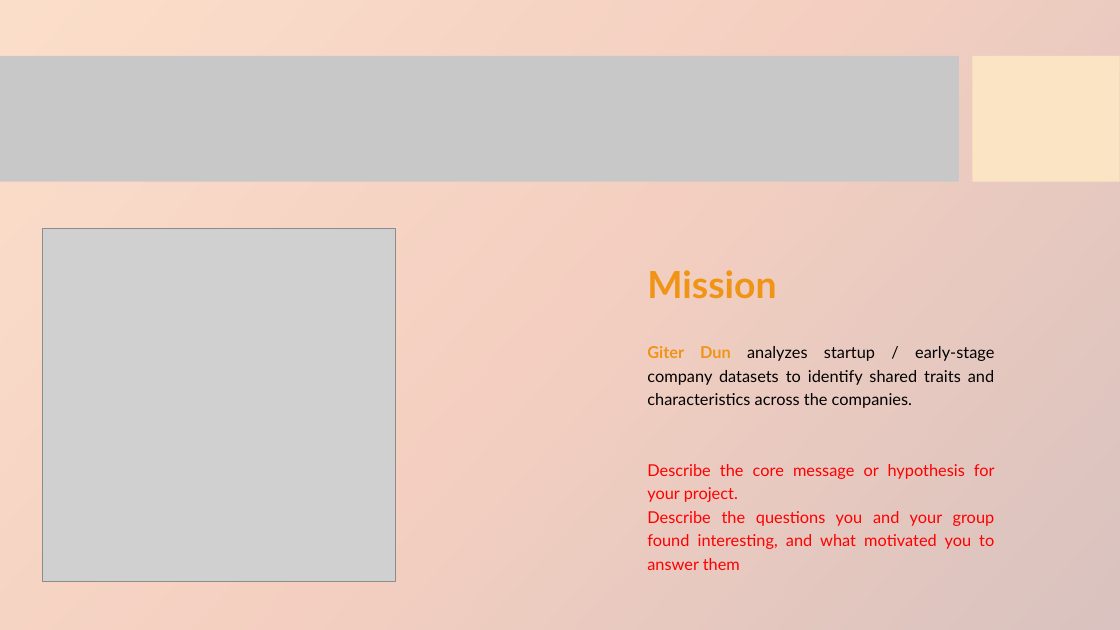
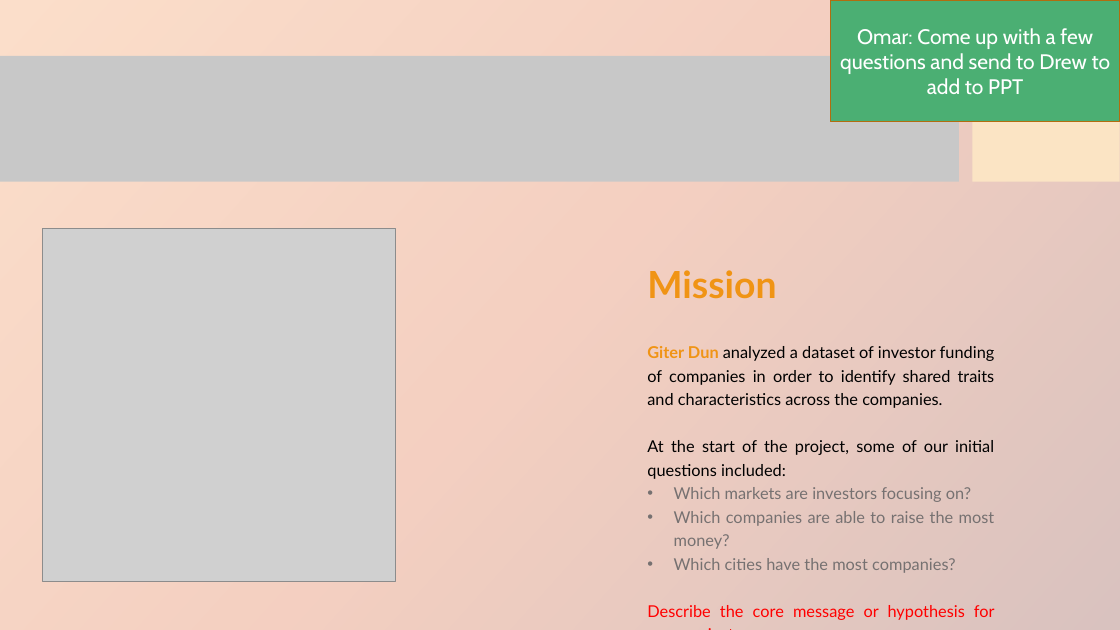
Before and after one commit to CharlesPBiggar/Data-Analytics-Project-1, a slide deck: slide 3 of Presentation/GiterDun Presentation.pptx. Drawn at 1120x630 pixels with LibreOffice and Linux fonts; fonts in the diff are those of the drawing; grey boxes stand for pictures; background and template pictures are left out. Boxes give left, top, right and bottom in pixels: in the first picture for what was removed or moved away, otherwise in the second. Text is boxed around its words. In the diff, an @@ line names an element or a change of style, - is before the commit and + after.

```diff
--- a/Presentation/GiterDun Presentation.pptx
+++ b/Presentation/GiterDun Presentation.pptx
@@ rectangle added at (831, 0, 1120, 122), fill #4BAF73, outline #B26D10 1 pt, 18 pt, text #FFFFFF @@
+Omar: Come up with a few questions and send to Drew to add to PPT
@@ text at (647, 346, 995, 573): text changed @@
-Giter Dun analyzes startup / early-stage company datasets to identify shared traits and characteristics across the companies.
+Giter Dun analyzed a dataset of investor funding of companies in order to identify shared traits and characteristics across the companies.
+At the start of the project, some of our initial questions included:
+• Which markets are investors focusing on?
+• Which companies are able to raise the most money?
+• Which cities have the most companies?
```
Also in this commit, not shown: 1 other slide changed, 1 other file.
